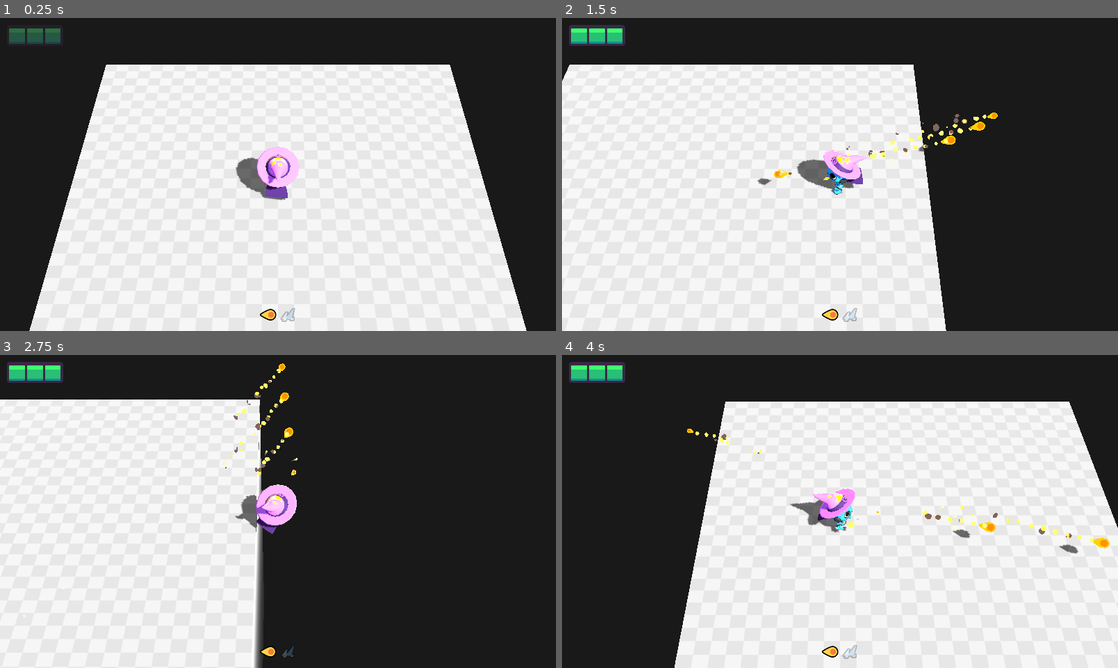
Above: before the commit, frames 1-4 (two rows, left to right).
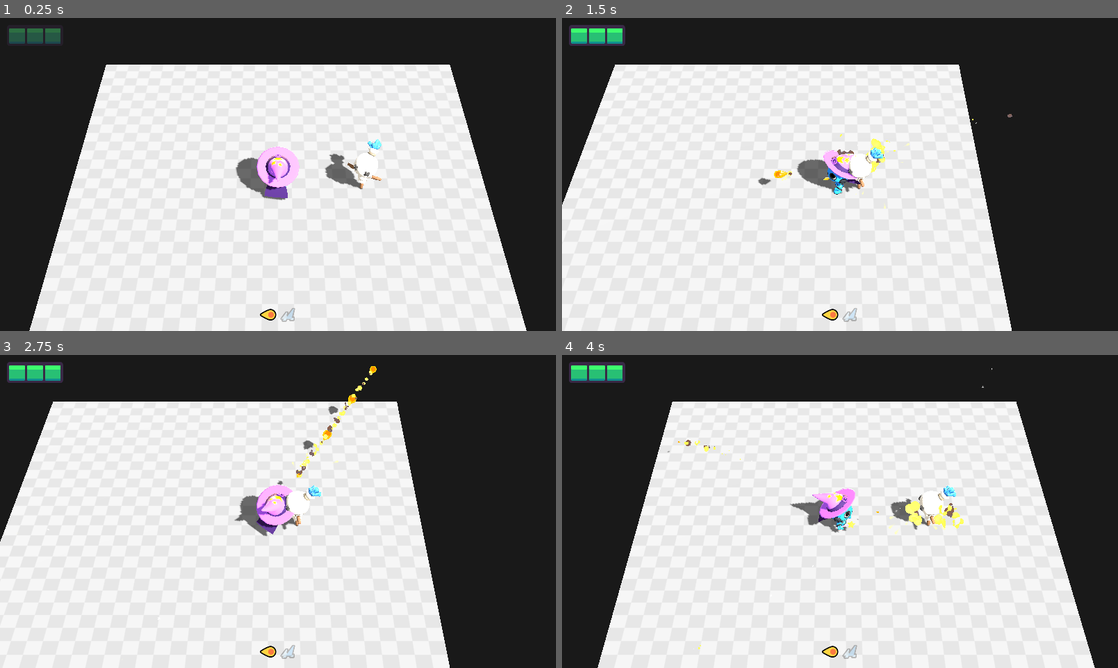
Above: after the commit, the same moments.

Repository: lethalgem/gdquest_learn_3d_gamedev_from_zero_with_godot_4
Game: Godot game, scene res://lessons/level.tscn
The game is run twice, just before and just after one commit, with the same random seed, the same clock (stepped at 60 frames per second) and the same inputs. Before the commit the project has no main scene; this scene is started directly in both runs.
Inputs (mouse positions are in pixels of both pictures, inside the frame that each line leads up to):
- Up to frame 1 (0.25 s): no input
- Up to frame 2 (1.5 s): tap Enter at 0.5 s; move the mouse to (962, 158) at 0.52 s; press the mouse at (962, 158) at 0.53 s; hold D (move_right) 0.53-1.25 s; tap Space at 0.77 s; release the mouse at (962, 158) at 1.25 s; drag from (728, 190) to (812, 237) at 1.27 s
- Up to frame 3 (2.75 s): move the mouse to (333, 442) at 2.02 s; press the mouse at (333, 442) at 2.03 s; hold D (move_right) from 2.03 s (still down)
- Up to frame 4 (4 s): release D (move_right) at 2.75 s; release the mouse at (895, 442) at 2.75 s; drag from (812, 574) to (673, 464) at 2.77 s; move the mouse to (1006, 558) at 3.52 s; press the mouse at (1006, 558) at 3.53 s; hold A (move_left) from 3.53 s (still down); tap Space at 3.77 s

The runs differ from the first frame. In frame 1, 0.5% of the frame differs, in the area x 58-69%, y 38-55%; in frame 2, 11%; in frame 3, 28%, in the area x 0-81%, y 2-100%; in frame 4, 19%.

Commit message:
Complete to making mob turn to face player

Diff:
--- a/M04.patrol_alert_attack_workbook/lessons/level.tscn
+++ b/M04.patrol_alert_attack_workbook/lessons/level.tscn
@@ -1,8 +1,9 @@
-[gd_scene load_steps=7 format=3 uid="uid://coimsdft40t2l"]
+[gd_scene load_steps=8 format=3 uid="uid://coimsdft40t2l"]
 
 [ext_resource type="Script" path="res://lessons/level.gd" id="1_t3xly"]
 [ext_resource type="Texture2D" uid="uid://brbtohct73mlt" path="res://assets/level/checkboard.png" id="2_f03ub"]
 [ext_resource type="PackedScene" uid="uid://bykg04g4jr07j" path="res://assets/entities/player/player_3d.tscn" id="3_ifpx3"]
+[ext_resource type="PackedScene" uid="uid://b5luv0tbdat2c" path="res://lessons/mobs/mob_dummy.tscn" id="5_kjpax"]
 [ext_resource type="PackedScene" uid="uid://bij84ol81kcts" path="res://assets/level/kill_plane_3d.tscn" id="7_cwur3"]
 
 [sub_resource type="Environment" id="Environment_s26vl"]
@@ -61,3 +62,6 @@
 size = 12.555
 near = 15.0
 far = 100.0
+
+[node name="MobDummy3D" parent="." instance=ExtResource("5_kjpax")]
+transform = Transform3D(1, 0, 0, 0, 1, 0, 0, 0, 1, 3, 0, 0)
--- /dev/null
+++ b/M04.patrol_alert_attack_workbook/lessons/mobs/mob_dummy.gd
@@ -0,0 +1,31 @@
+extends CharacterBody3D
+
+enum States {
+	LOOK_AT_PLAYER,
+	WAIT,
+	FIRE_PROJECTILE,
+}
+
+var current_state: States = States.LOOK_AT_PLAYER:
+	set = set_current_state
+
+func set_current_state(new_state: States) -> void:
+	current_state = new_state
+
+var player: CharacterBody3D = null
+
+func _ready() -> void:
+	player = get_tree().root.get_node("Level/Player3D")
+
+func _physics_process(delta):
+	match current_state:
+		States.LOOK_AT_PLAYER:
+			var direction := global_position.direction_to(
+				player.global_position
+			)
+			var target_rotation_y := Vector3.FORWARD.signed_angle_to(
+				direction, Vector3.UP
+			) + PI
+			rotation.y = lerp_angle(
+				rotation.y, target_rotation_y, 2.0 * delta
+			)
--- a/M04.patrol_alert_attack_workbook/lessons/mobs/mob_dummy.tscn
+++ b/M04.patrol_alert_attack_workbook/lessons/mobs/mob_dummy.tscn
@@ -1,5 +1,6 @@
-[gd_scene load_steps=5 format=3 uid="uid://b5luv0tbdat2c"]
+[gd_scene load_steps=6 format=3 uid="uid://b5luv0tbdat2c"]
 
+[ext_resource type="Script" path="res://lessons/mobs/mob_dummy.gd" id="1_8v0hd"]
 [ext_resource type="PackedScene" uid="uid://ddjouhm76gjbx" path="res://assets/skins/dummy/dummy_skin_3d.tscn" id="2_8a1qg"]
 [ext_resource type="Script" path="res://assets/hurt_box_3d.gd" id="3_sb476"]
 
@@ -13,6 +14,7 @@
 top_level = true
 collision_layer = 2
 collision_mask = 0
+script = ExtResource("1_8v0hd")
 
 [node name="CollisionShape3D" type="CollisionShape3D" parent="."]
 transform = Transform3D(1, 0, 0, 0, 1, 0, 0, 0, 1, 0, 0.478758, 0.0221127)
@@ -28,3 +30,7 @@
 [node name="CollisionShape3D" type="CollisionShape3D" parent="HurtBox3D"]
 transform = Transform3D(1, 0, 0, 0, 1, 0, 0, 0, 1, 0, 1, 0)
 shape = SubResource("CylinderShape3D_poc1g")
+
+[node name="ShootingPoint" type="Marker3D" parent="."]
+unique_name_in_owner = true
+transform = Transform3D(1, 0, 0, 0, 1, 0, 0, 0, 1, 0, 0.8, 0.8)
--- a/M04.patrol_alert_attack_workbook/project.godot
+++ b/M04.patrol_alert_attack_workbook/project.godot
@@ -1,12 +1,21 @@
+; Engine configuration file.
+; It's best edited using the editor UI and not directly,
+; since the parameters that go here are not all obvious.
+;
+; Format:
+;   [section] ; section goes between []
+;   param=value ; assign values to parameters
+
 config_version=5
 
 [application]
 
 config/name="M4. Patrol, Alert, Attack! (Workbook)"
+config/tags=PackedStringArray("workbook")
+run/main_scene="res://lessons/level.tscn"
 config/features=PackedStringArray("4.2")
 run/max_fps=60
 config/icon="res://icon.png"
-config/tags=PackedStringArray("workbook")
 
 [debug]
 
